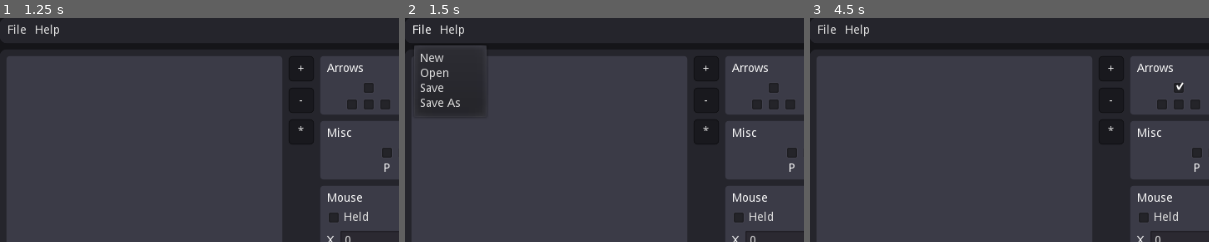
Above: before the commit, frames 1-3 (left to right).
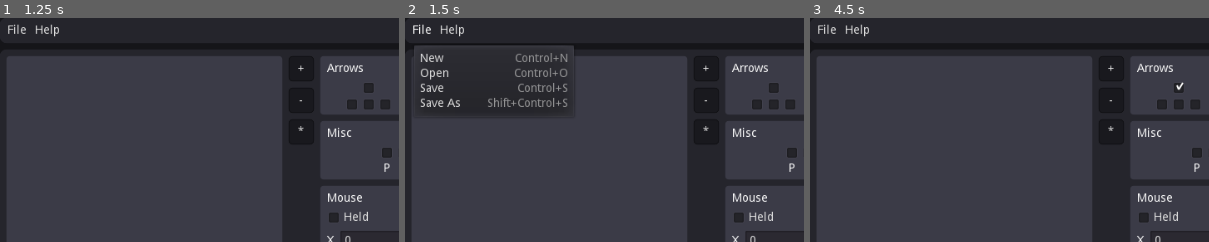
Above: after the commit, the same moments.

Repository: GTcreyon/tas63editor-gd
Game: Godot game, scene res://main.tscn
The game is run twice, just before and just after one commit, with the same random seed, the same clock (stepped at 60 frames per second) and the same inputs.
Inputs (mouse positions are % of the whole screen's width and height, from its top left):
- Up to frame 1 (1.25 s): click (76, 50) at 0.52 s; type "12" at 0.6 s; click (76, 56) at 0.75 s; type "12" at 0.83 s
- Up to frame 2 (1.5 s): click "File" at 1.25 s
- Up to frame 3 (4.5 s): click "+" at 2 s; click "-" at 2.75 s; click "*" at 3.5 s; click (46, 16) at 4.25 s
The pictures show only the part of the screen within x 0-50%, y 0-50%; the shares and areas given below are measured in that part.

Frame 1 is identical in both runs. In frame 2, 3.0% of the frame differs, in the area x 20-43%, y 12-43%; in frame 3, nothing differs.
Error in both runs: Invalid call. Nonexistent function 'set_event_string' in base 'Nil'. (res://main.gd:100)

Commit message:
Add accelerators

Diff:
--- a/file.gd
+++ b/file.gd
@@ -9,6 +9,27 @@
 onready var frame_list = $"%InputFrames"
 onready var event_list = $"%RNGEvents"
 onready var file_dialog = $FileDialog
+
+
+func _init():
+	var input
+	input = InputEventKey.new()
+	input.control = true
+	input.scancode = KEY_N
+	get_popup().add_item("New", 0, input.get_scancode_with_modifiers())
+	input = InputEventKey.new()
+	input.control = true
+	input.scancode = KEY_O
+	get_popup().add_item("Open", 1, input.get_scancode_with_modifiers())
+	input = InputEventKey.new()
+	input.control = true
+	input.scancode = KEY_S
+	get_popup().add_item("Save", 2, input.get_scancode_with_modifiers())
+	input = InputEventKey.new()
+	input.control = true
+	input.shift = true
+	input.scancode = KEY_S
+	get_popup().add_item("Save As", 3, input.get_scancode_with_modifiers())
 
 
 func _ready():
--- a/main.tscn
+++ b/main.tscn
@@ -1,6 +1,5 @@
-[gd_scene load_steps=12 format=2]
-
-[ext_resource path="res://theme.tres" type="Theme" id=1]
+[gd_scene load_steps=11 format=2]
+
 [ext_resource path="res://add_input.gd" type="Script" id=2]
 [ext_resource path="res://main.gd" type="Script" id=3]
 [ext_resource path="res://mouse_panel.gd" type="Script" id=4]
@@ -15,7 +14,6 @@
 [node name="Main" type="Control"]
 anchor_right = 1.0
 anchor_bottom = 1.0
-theme = ExtResource( 1 )
 script = ExtResource( 3 )
 
 [node name="Panel" type="Panel" parent="."]
@@ -41,7 +39,6 @@
 margin_right = 25.0
 margin_bottom = 30.0
 text = "File"
-items = [ "New", null, 0, false, false, 0, 0, null, "", false, "Open", null, 0, false, false, 1, 0, null, "", false, "Save", null, 0, false, false, 2, 0, null, "", false, "Save As", null, 0, false, false, 3, 0, null, "", false ]
 script = ExtResource( 6 )
 
 [node name="FileDialog" type="FileDialog" parent="Panel/MainVBox/ToolBar/HBoxContainer/File"]
